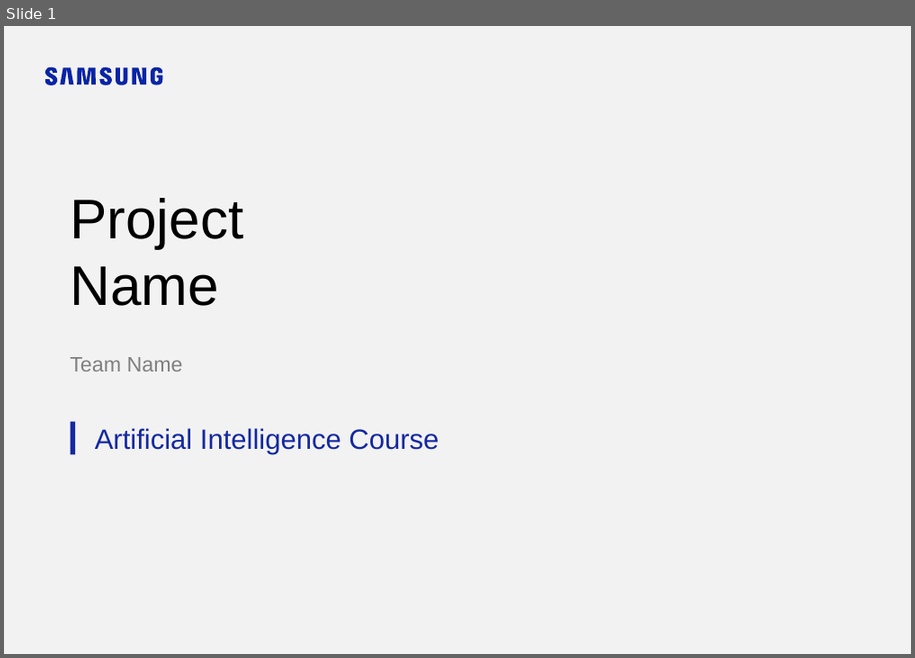
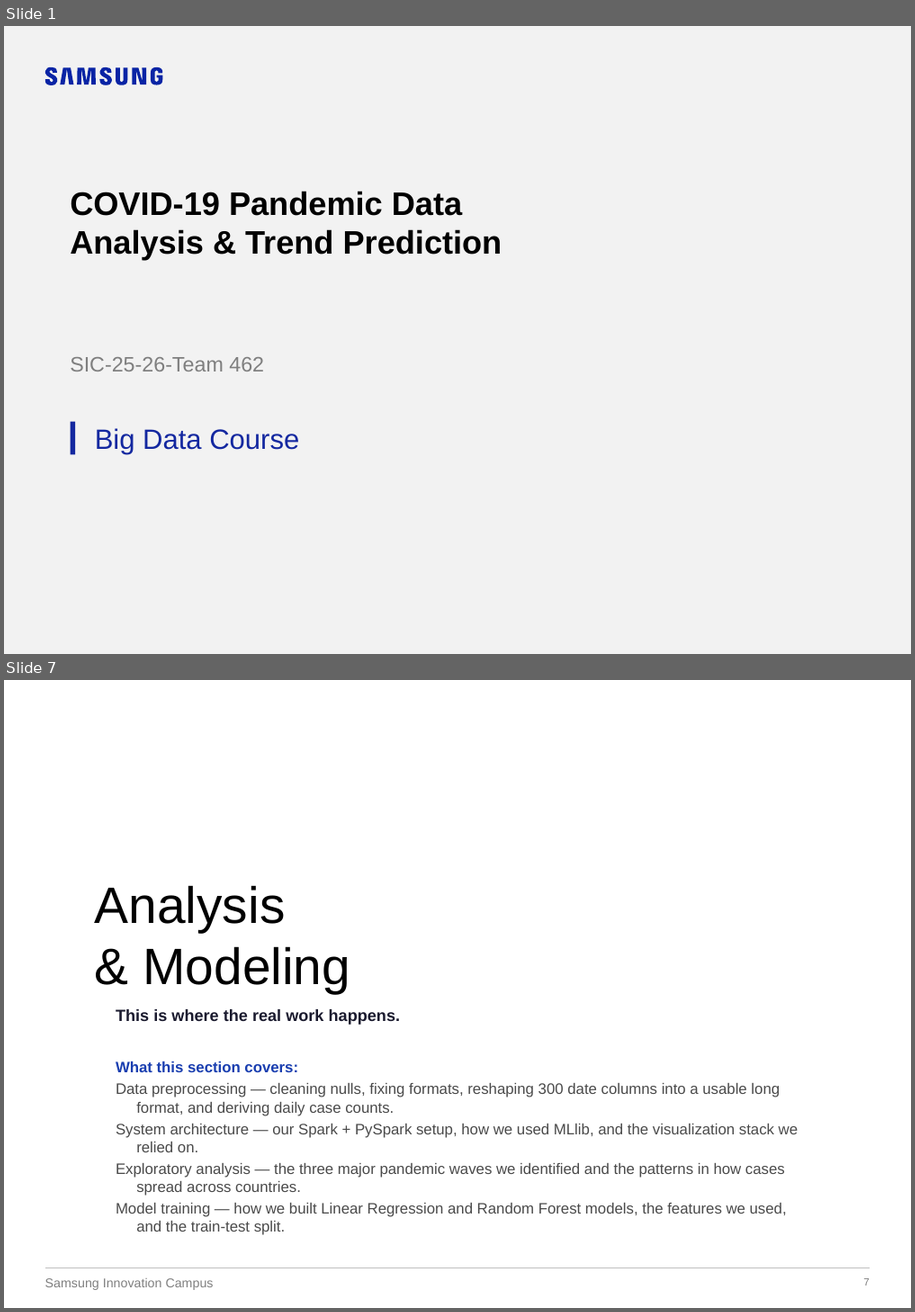
Before and after one commit to prabh9050/SIC-25-26-TEAM462, a slide deck: submission_template/4 Project Presentation.pptx. Shown one above the other, each under a label of ours: slide 1 before the commit, slides 1 and 7 after it; the slides between them are not shown. The pictures are 915x658 and 915x1312 pixels, drawn with LibreOffice and Linux fonts; fonts in the diff are those of the drawing; background and template pictures are left out. Boxes give left, top, right and bottom in pixels: in the first picture for what was removed or moved away, otherwise in the second. Text is boxed around its words. In the diff, an @@ line names an element or a change of style, - is before the commit and + after.

```diff
--- a/submission_template/4 Project Presentation.pptx
+++ b/submission_template/4 Project Presentation.pptx
@@ slide 7 added at [4,680,911,1308], background picture (left out) @@
@@ title added at [95,885,350,993], 44 pt, text #000000 @@
+Analysis
+& Modeling
@@ text added at [116,1009,798,1235], 13 pt, text #4A4A4A @@
+This is where the real work happens.
+What this section covers:
+Data preprocessing — cleaning nulls, fixing formats, reshaping 300 date columns into a usable long format, and deriving daily case counts.
+System architecture — our Spark + PySpark setup, how we used MLlib, and the visualization stack we relied on.
+Exploratory analysis — the three major pandemic waves we identified and the patterns in how cases spread across countries.
+Model training — how we built Linear Regression and Random Forest models, the features we used, and the train-test split.
@@ line added from (45, 1269) to (869, 1269), #BFBFBF 0.75 pt @@
@@ text added at [45,1278,214,1290], 11 pt, text #7F7F7F @@
+Samsung Innovation Campus
@@ page number added at [864,1278,869,1286], 9 pt, text #7F7F7F @@
+7
@@ slide 1 changed as well @@
@@ title at [70,191,503,260]: text changed; size 48 to 28 pt; bold on @@
-Project
-Name
+COVID-19 Pandemic Data Analysis & Trend Prediction
@@ text at [70,357,264,372]: text changed @@
-Team Name
+SIC-25-26-Team 462
@@ text at [95,428,299,455]: text changed @@
-Artificial Intelligence Course
+Big Data Course
```
Also in this commit, not shown: 1 other slide changed, 16 other slides added, 2 slides removed, 3 other files.
